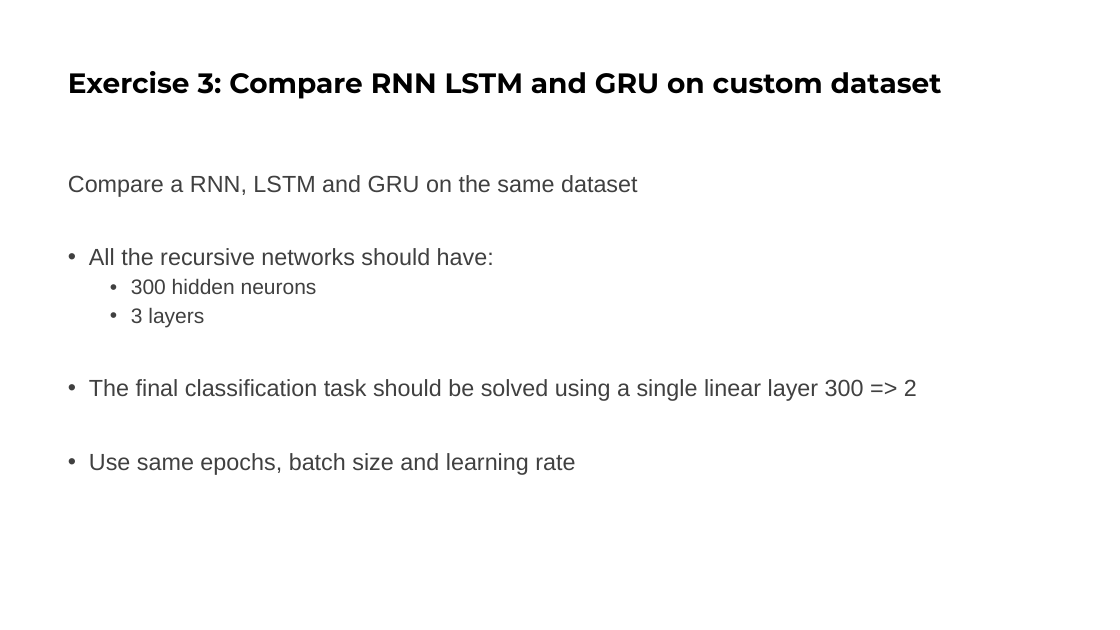
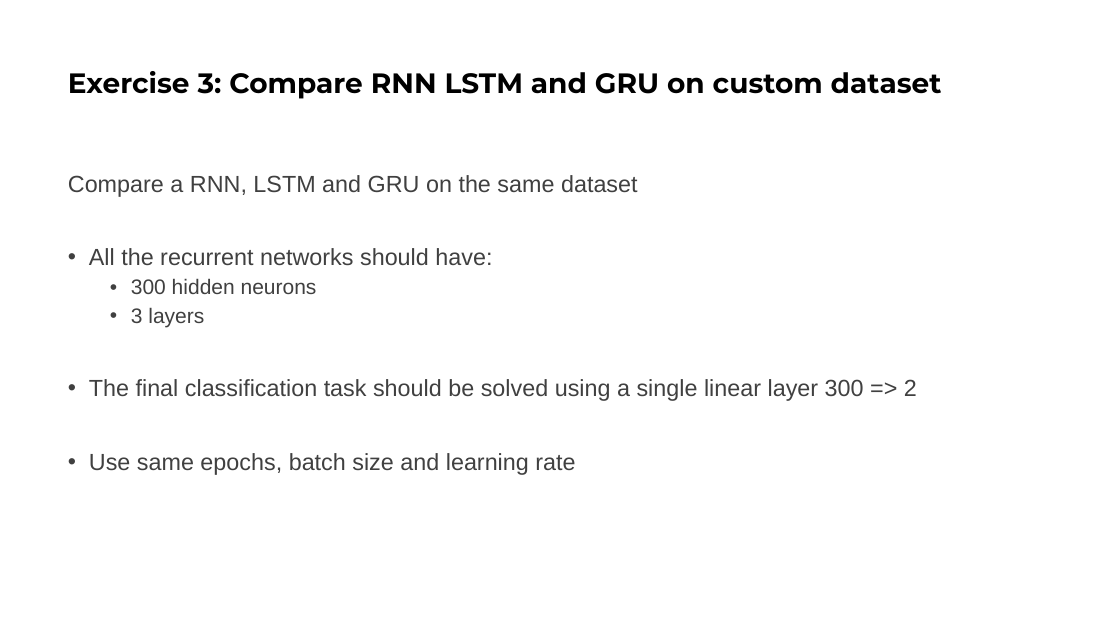
Before and after one commit to galatolofederico/cidl2324, a slide deck: slide 21 of Lecture 4/rnn.pptx. Drawn at 1120x630 pixels with LibreOffice and Linux fonts; fonts in the diff are those of the drawing. Boxes give left, top, right and bottom in pixels: in the first picture for what was removed or moved away, otherwise in the second. Text is boxed around its words. In the diff, an @@ line names an element or a change of style, - is before the commit and + after.

```diff
--- a/Lecture 4/rnn.pptx
+++ b/Lecture 4/rnn.pptx
@@ text at (x1=89, y1=248, x2=492, y2=265): text changed @@
-• All the recursive networks should have:
+• All the recurrent networks should have:
```
Also in this commit, not shown: 5 other slides changed, 1 other file.
